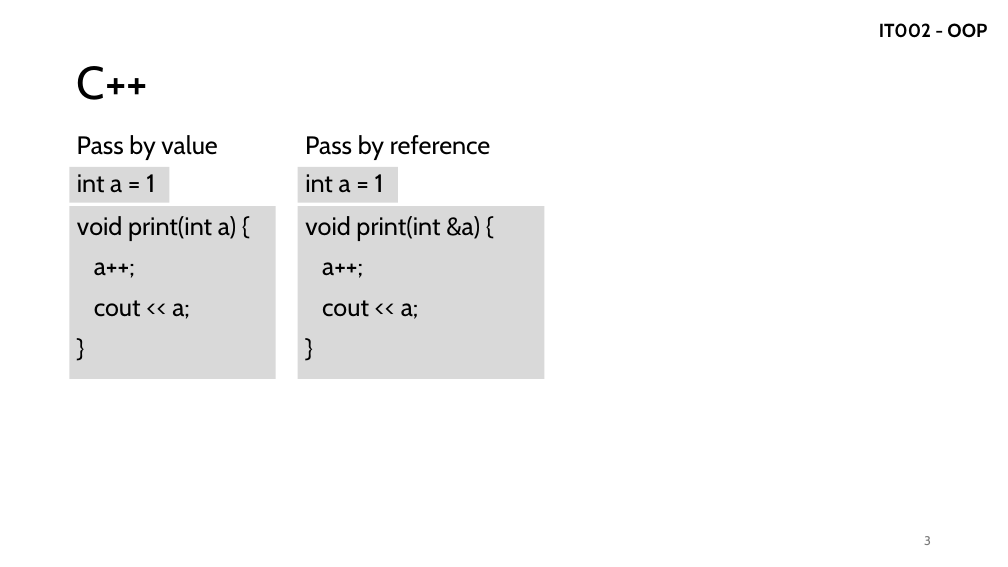
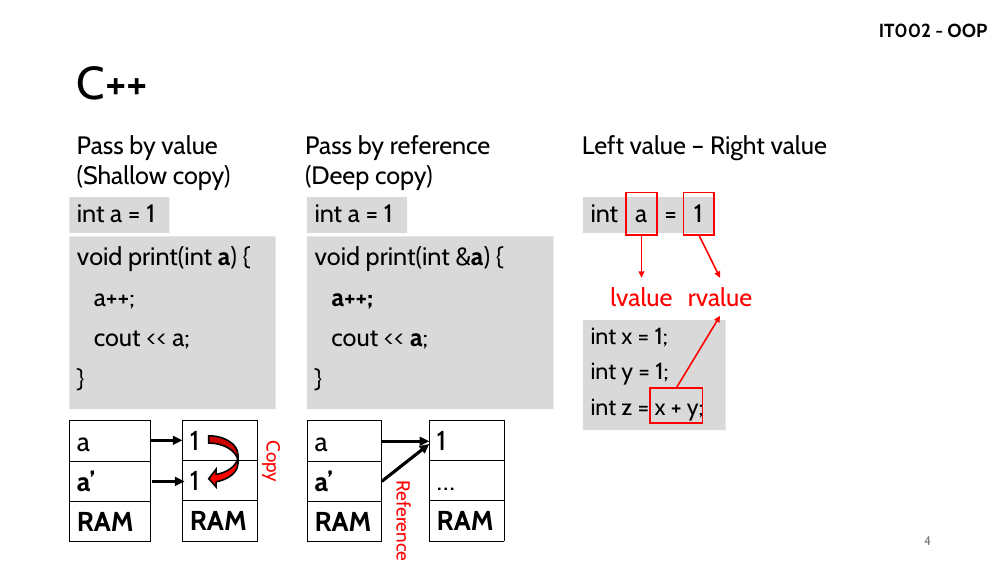
Before and after one commit to vutuanhai237/CourseMaterialsUIT, a slide deck: slide 4 of IT002-OOP/Slide lý thuyết/1. IntroOOP.pptx (slide 3 before the commit). Drawn at 1008x567 pixels with LibreOffice and Linux fonts; fonts in the diff are those of the drawing. Boxes give left, top, right and bottom in pixels: in the first picture for what was removed or moved away, otherwise in the second. Text is boxed around its words. In the diff, an @@ line names an element or a change of style, - is before the commit and + after.

```diff
--- a/IT002-OOP/Slide lý thuyết/1. IntroOOP.pptx
+++ b/IT002-OOP/Slide lý thuyết/1. IntroOOP.pptx
@@ text added at bbox=[582, 135, 827, 160], 24 pt, text #000000 @@
+Left value – Right value
@@ text at bbox=[77, 165, 231, 190]: paragraph added @@
+(Shallow copy)
@@ text at bbox=[305, 165, 433, 190]: paragraph added @@
+(Deep copy)
@@ rectangle "int a = 1": place and size @@
-rectangle "int a = 1" at bbox=[70, 167, 169, 203]
+rectangle "int a = 1" at bbox=[70, 197, 169, 233]
@@ rectangle "int a = 1": place and size @@
-rectangle "int a = 1" at bbox=[298, 167, 398, 203]
+rectangle "int a = 1" at bbox=[307, 197, 407, 233]
@@ rectangle added at bbox=[583, 197, 714, 233], fill #D9D9D9, 24 pt, text #000000 @@
+int a = 1
@@ rectangle added at bbox=[626, 193, 657, 235], outline #FF0000 1.5 pt @@
@@ rectangle added at bbox=[684, 193, 715, 235], outline #FF0000 1.5 pt @@
@@ text "void print(int a) {": place and size @@
-text "void print(int a) {" at bbox=[70, 206, 276, 379]
+text "void print(int a) {" at bbox=[70, 237, 276, 409]
@@ rectangle "void print(int &a) {": place and size @@
-rectangle "void print(int &a) {" at bbox=[298, 206, 544, 379]
+rectangle "void print(int &a) {" at bbox=[307, 237, 554, 409]
@@ arrow added from (642, 235) to (642, 278), #FF0000 1.5 pt @@
@@ arrow added from (699, 235) to (720, 278), #FF0000 1.5 pt @@
@@ text at bbox=[77, 246, 237, 271]: bold on in "a)" @@
@@ text in rectangle at bbox=[315, 246, 491, 349]: bold on in "&a)", "a++;", "a;" @@
@@ text added at bbox=[610, 287, 672, 307], 24 pt, text #FF0000 @@
+lvalue
@@ text added at bbox=[688, 287, 753, 307], 24 pt, text #FF0000 @@
+rvalue
@@ rectangle added at bbox=[583, 321, 726, 430], fill #D9D9D9, 22.2 pt, text #000000 @@
+int x = 1;
+int y = 1;
+int z = x + y;
@@ arrow added from (677, 388) to (720, 316), #FF0000 1.5 pt @@
@@ rectangle added at bbox=[650, 388, 703, 423], outline #FF0000 1.5 pt @@
@@ table added at bbox=[70, 421, 150, 542], 3 rows, 1 columns @@
+a
+a’
+RAM
@@ arrow added from (150, 440) to (182, 440), #000000 3 pt @@
@@ table added at bbox=[182, 420, 257, 541], 3 rows, 1 columns @@
+1
+1
+RAM
@@ curved left arrow added at bbox=[209, 436, 238, 488], fill #FF0000, outline #000000 1.5 pt @@
@@ text added at bbox=[262, 445, 285, 482], 18 pt, text #FF0000 @@
+Copy
@@ table added at bbox=[307, 421, 382, 542], 3 rows, 1 columns @@
+a
+a’
+RAM
@@ arrow added from (382, 442) to (430, 442), #000000 3 pt @@
@@ arrow added from (382, 482) to (430, 444), #000000 3 pt @@
@@ table added at bbox=[430, 420, 504, 541], 3 rows, 1 columns @@
+1
+…
+RAM
@@ arrow added from (152, 482) to (185, 482), #000000 3 pt @@
@@ text added at bbox=[392, 489, 415, 560], 18 pt, text #FF0000 @@
+Reference
@@ page number at bbox=[924, 536, 931, 545]: text changed @@
-3
+4
```
Also in this commit, not shown: 1 other slide changed, 1 slide added, 1 other file.
